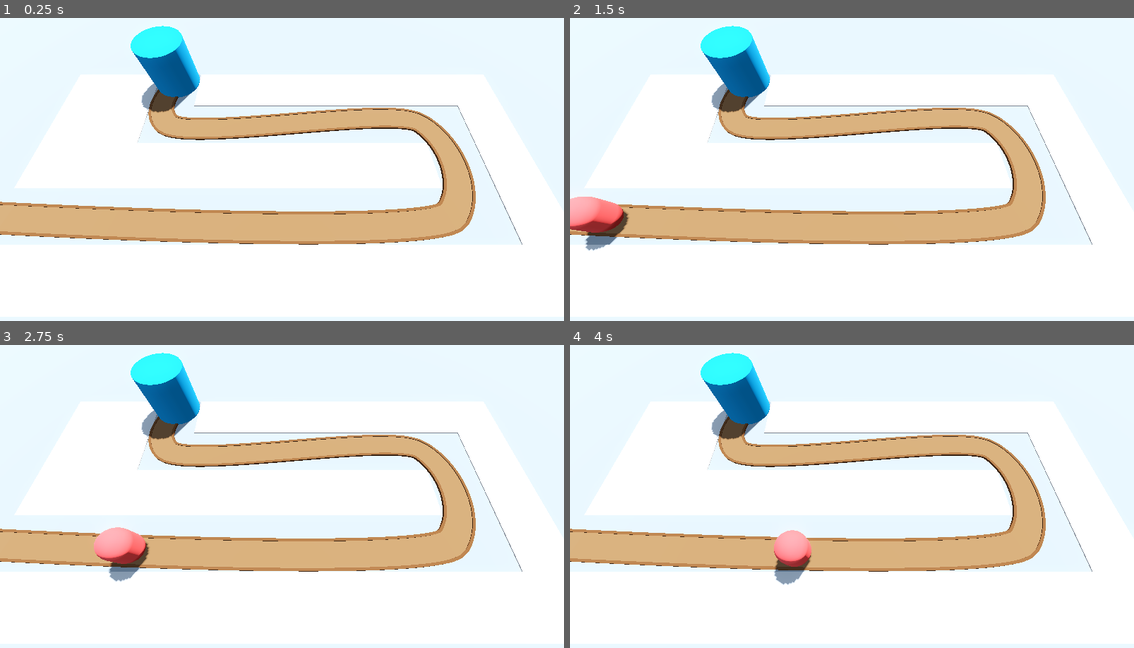
Above: before the commit, frames 1-4 (two rows, left to right).
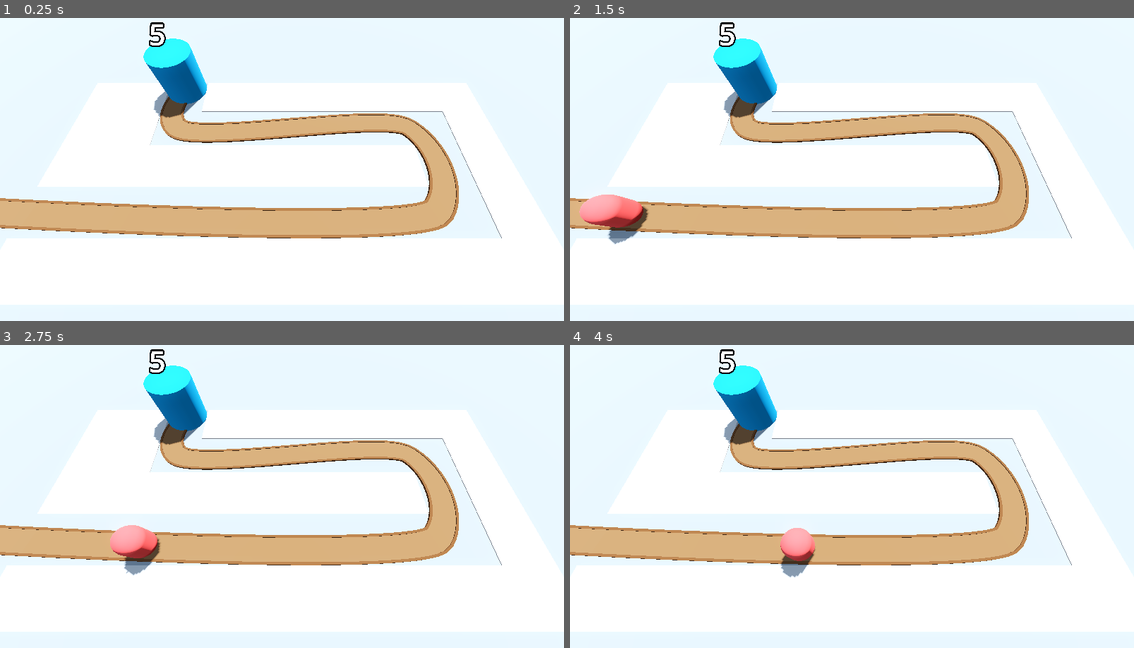
Above: after the commit, the same moments.

Repository: Assasquid/barbarian_blaster
Game: Godot game, scene res://Scenes/base_level.tscn
Same seed, same stepped clock (60 frames per second), same inputs: the game is played once before the commit and once after it.
Inputs (mouse positions are in pixels of both pictures, inside the frame that each line leads up to):
- Up to frame 1 (0.25 s): no input
- Up to frame 2 (1.5 s): move the mouse to (976, 157) at 0.52 s; move the mouse to (739, 187) at 1.27 s
- Up to frame 3 (2.75 s): move the mouse to (338, 429) at 2.02 s
- Up to frame 4 (4 s): move the mouse to (823, 563) at 2.77 s; move the mouse to (1021, 548) at 3.52 s

The runs differ from the first frame. In frame 1, 10% of the frame differs, in the area x 0-93%, y 1-75%; in frame 2, 11%, in the area x 0-93%, y 1-77%; in frame 3, 11%; in frame 4, 11%.

Commit message:
Make the enemies inflict damage to the base.

Diff:
--- a/Scenes/base.tscn
+++ b/Scenes/base.tscn
@@ -15,3 +15,10 @@
 height = 4.0
 sides = 32
 material = SubResource("StandardMaterial3D_ouf60")
+
+[node name="Label3D" type="Label3D" parent="."]
+transform = Transform3D(1, 0, 0, 0, 1, 0, 0, 0, 1, 0, 5.5, 0)
+billboard = 1
+text = "X"
+font_size = 480
+outline_size = 96
--- a/Scenes/base_level.tscn
+++ b/Scenes/base_level.tscn
@@ -47,11 +47,12 @@
 
 [node name="CSGBox3D" type="CSGBox3D" parent="."]
 transform = Transform3D(1, 0, 0, 0, 1, 0, 0, 0, 1, 0, -1, 0)
-size = Vector3(100, 2, 100)
+size = Vector3(110, 2, 110)
 material = SubResource("StandardMaterial3D_hi3xb")
 
 [node name="Camera3D" type="Camera3D" parent="."]
 transform = Transform3D(1, 0, 0, 0, 0.422618, 0.906308, 0, -0.906308, 0.422618, 0, 14.5, 9.5)
+fov = 80.0
 
 [node name="GridMap" type="GridMap" parent="."]
 mesh_library = ExtResource("1_qhsvv")
--- a/Scripts/base.gd
+++ b/Scripts/base.gd
@@ -1,4 +1,14 @@
 extends Node3D
 
+@export var max_health: int = 5
+
+@onready var label_3d: Label3D = $Label3D
+
+
+func _ready()-> void:
+	label_3d.text = str(max_health)
+
+
 func take_damage()-> void:
-	print("All our bases are belong to them :(...")
+	max_health -= 1
+	label_3d.text = str(max_health)
--- a/Scripts/enemy.gd
+++ b/Scripts/enemy.gd
@@ -9,3 +9,4 @@
 	progress += delta * speed
 	if progress_ratio == 1.0:
 		base.take_damage()
+		set_process(false)
Not shown: 4 places in MeshLibraries/space_library.tres that only renumber resources
